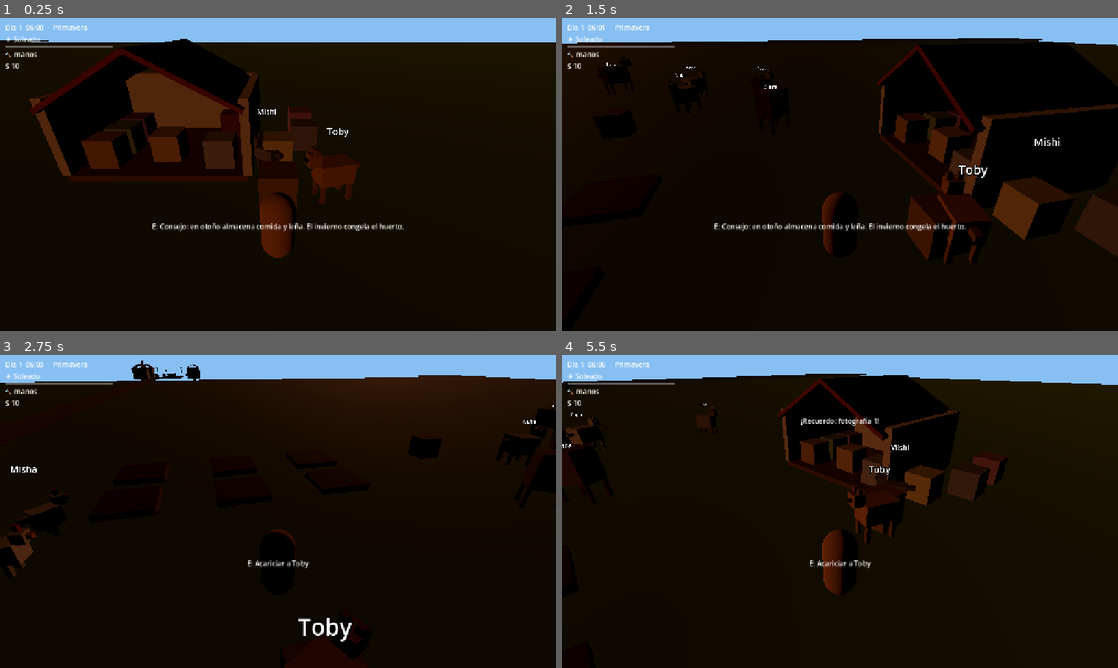
Above: before the commit, frames 1-4 (two rows, left to right).
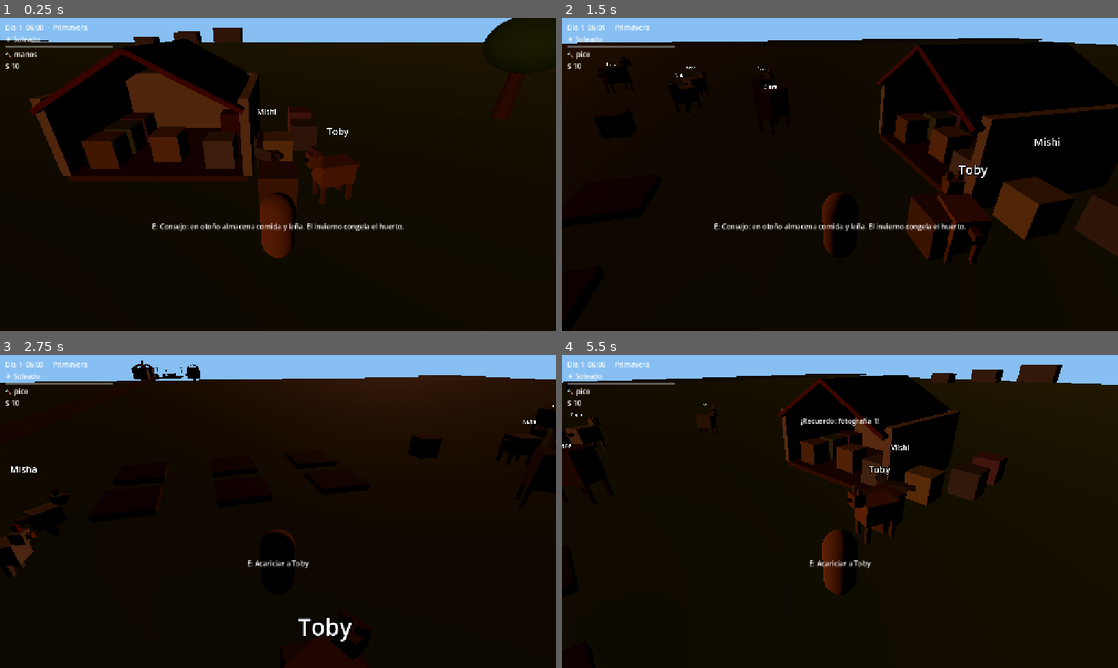
Above: after the commit, the same moments.

Repository: rafael-espinosa-rodriguez/nuestra-vida-en-el-campo
Game: Godot game, scene res://scenes/Main.tscn
The game is run twice, just before and just after one commit, with the same random seed, the same clock (stepped at 60 frames per second) and the same inputs.
Inputs (mouse positions are in pixels of both pictures, inside the frame that each line leads up to):
- Up to frame 1 (0.25 s): no input
- Up to frame 2 (1.5 s): tap Enter (ui_accept) at 0.5, 0.77, 1.07 s; move the mouse to (962, 158) at 0.52 s; hold D (move_right) 0.53-1.25 s; tap E (interact) at 0.6 s; click (962, 158) at 0.67 s; tap 5 at 0.8 s; drag from (728, 190) to (812, 237) at 1.27 s
- Up to frame 3 (2.75 s): move the mouse to (333, 442) at 2.02 s; hold D (move_right) from 2.03 s (still down); tap G (gift) at 2.1 s; tap 5 at 2.3 s
- Up to frame 4 (5.5 s): release D (move_right) at 2.75 s; drag from (812, 574) to (673, 464) at 2.77 s; move the mouse to (1006, 558) at 3.52 s; hold A (move_left) 3.53-4.25 s; tap C (photo) at 3.6 s; tap Enter (ui_accept) at 3.77, 4.07 s; tap 5 at 3.8, 5.3 s; drag from (673, 464) to (756, 433) at 4.27 s; move the mouse to (867, 511) at 5.02 s; hold S (move_back) from 5.03 s (still down); tap T (trade) at 5.1 s; click (867, 511) at 5.17 s

The runs differ from the first frame. In frame 1, 1.3% of the frame differs, in the area x 24-100%, y 0-18%; in frame 2, less than 0.1%; in frame 3, less than 0.1%; in frame 4, 0.7%.

Commit message:
feat(spec-023): manzanos de temporada, mina con piedra/mineral, pico, mermelada + smoke

Diff:
--- /dev/null
+++ b/resources/data/items/manzana.tres
@@ -0,0 +1,10 @@
+[gd_resource type="Resource" script_class="ItemData" load_steps=2 format=3]
+
+[ext_resource type="Script" path="res://scripts/data/item_data.gd" id="1"]
+
+[resource]
+script = ExtResource("1")
+item_id = "manzana"
+display_name = "Manzana"
+category = 0
+max_stack = 10
--- /dev/null
+++ b/resources/data/items/mermelada.tres
@@ -0,0 +1,10 @@
+[gd_resource type="Resource" script_class="ItemData" load_steps=2 format=3]
+
+[ext_resource type="Script" path="res://scripts/data/item_data.gd" id="1"]
+
+[resource]
+script = ExtResource("1")
+item_id = "mermelada"
+display_name = "Mermelada"
+category = 3
+max_stack = 5
--- /dev/null
+++ b/resources/data/items/mineral.tres
@@ -0,0 +1,10 @@
+[gd_resource type="Resource" script_class="ItemData" load_steps=2 format=3]
+
+[ext_resource type="Script" path="res://scripts/data/item_data.gd" id="1"]
+
+[resource]
+script = ExtResource("1")
+item_id = "mineral"
+display_name = "Mineral"
+category = 2
+max_stack = 10
--- /dev/null
+++ b/resources/data/items/pico.tres
@@ -0,0 +1,10 @@
+[gd_resource type="Resource" script_class="ItemData" load_steps=2 format=3]
+
+[ext_resource type="Script" path="res://scripts/data/item_data.gd" id="1"]
+
+[resource]
+script = ExtResource("1")
+item_id = "pico"
+display_name = "Pico"
+category = 4
+max_stack = 1
--- /dev/null
+++ b/resources/data/items/piedra.tres
@@ -0,0 +1,10 @@
+[gd_resource type="Resource" script_class="ItemData" load_steps=2 format=3]
+
+[ext_resource type="Script" path="res://scripts/data/item_data.gd" id="1"]
+
+[resource]
+script = ExtResource("1")
+item_id = "piedra"
+display_name = "Piedra"
+category = 2
+max_stack = 20
--- /dev/null
+++ b/resources/data/recipes/mermelada.tres
@@ -0,0 +1,10 @@
+[gd_resource type="Resource" script_class="RecipeData" load_steps=2 format=3]
+
+[ext_resource type="Script" path="res://scripts/data/recipe_data.gd" id="1"]
+
+[resource]
+script = ExtResource("1")
+recipe_id = "mermelada"
+display_name = "Mermelada"
+ingredients = PackedStringArray("manzana", "manzana", "manzana")
+station = "conservera"
--- a/resources/data/shops/mercado_primavera.tres
+++ b/resources/data/shops/mercado_primavera.tres
@@ -7,7 +7,7 @@
 shop_id = "mercado_primavera"
 seller = "Mara"
 season = "primavera"
-sell_prices = {"huevo": 3, "leche": 5, "trigo": 2, "zanahori …(152 unchanged characters)…  "queso": 10, "yogur": 6, "encurtido": 9}
+sell_prices = {"huevo": 3, "leche": 5, "trigo": 2, "zanahori …(152 unchanged characters)…  "queso": 10, "yogur": 6, "encurtido": 9, "manzana": 4, "mermelada": 18, "piedra": 1, "mineral": 10}
 seed_pack = PackedStringArray("semilla_trigo", "semilla_zanahoria", "semilla_tomate")
 seed_pack_price = 5
 reserve = 2
--- a/scenes/Main.tscn
+++ b/scenes/Main.tscn
@@ -13,6 +13,17 @@
 [ext_resource type="Resource" path="res://resources/data/animals/cabra.tres" id="11"]
 [ext_resource type="Resource" path="res://resources/data/animals/gato.tres" id="12"]
 [ext_resource type="Resource" path="res://resources/data/animals/caballo.tres" id="13"]
+[ext_resource type="PackedScene" path="res://scenes/Manzano.tscn" id="14"]
+
+[sub_resource type="StandardMaterial3D" id="mat_rock"]
+albedo_color = Color(0.55, 0.55, 0.58, 1)
+
+[sub_resource type="BoxMesh" id="mesh_rock"]
+material = SubResource("mat_rock")
+size = Vector3(6.0, 3.0, 5.0)
+
+[sub_resource type="BoxShape3D" id="shape_rock"]
+size = Vector3(6.0, 3.0, 5.0)
 
 [sub_resource type="StandardMaterial3D" id="mat_snow"]
 albedo_color = Color(1, 1, 1, 1)
@@ -317,6 +328,56 @@
 data = ExtResource("13")
 animal_name = "Bruno"
 personality = "tranquilo"
+
+[node name="Manzano1" parent="." instance=ExtResource("14")]
+position = Vector3(12, 0, -10)
+
+[node name="Manzano2" parent="." instance=ExtResource("14")]
+position = Vector3(16, 0, -8)
+
+[node name="Roca1" type="StaticBody3D" parent="."]
+position = Vector3(-25, 1.5, -80)
+
+[node name="RocaMesh" type="MeshInstance3D" parent="Roca1"]
+mesh = SubResource("mesh_rock")
+
+[node name="RocaCol" type="CollisionShape3D" parent="Roca1"]
+shape = SubResource("shape_rock")
+
+[node name="Roca2" type="StaticBody3D" parent="."]
+position = Vector3(-15, 2.0, -88)
+scale = Vector3(1.3, 1.3, 1.2)
+
+[node name="RocaMesh" type="MeshInstance3D" parent="Roca2"]
+mesh = SubResource("mesh_rock")
+
+[node name="RocaCol" type="CollisionShape3D" parent="Roca2"]
+shape = SubResource("shape_rock")
+
+[node name="Roca3" type="StaticBody3D" parent="."]
+position = Vector3(-33, 1.0, -72)
+scale = Vector3(0.8, 0.7, 0.8)
+
+[node name="RocaMesh" type="MeshInstance3D" parent="Roca3"]
+mesh = SubResource("mesh_rock")
+
+[node name="RocaCol" type="CollisionShape3D" parent="Roca3"]
+shape = SubResource("shape_rock")
+
+[node name="Piedra1" parent="." instance=ExtResource("7")]
+position = Vector3(-22, 0.5, -78)
+prop_id = "forage"
+forage_id = "piedra"
+
+[node name="Piedra2" parent="." instance=ExtResource("7")]
+position = Vector3(-28, 0.5, -82)
+prop_id = "forage"
+forage_id = "piedra"
+
+[node name="Mineral1" parent="." instance=ExtResource("7")]
+position = Vector3(-18, 0.5, -86)
+prop_id = "forage"
+forage_id = "mineral"
 
 [node name="Telar" parent="." instance=ExtResource("7")]
 position = Vector3(1, 0.5, -8)
--- /dev/null
+++ b/scenes/Manzano.tscn
@@ -0,0 +1,58 @@
+[gd_scene load_steps=9 format=3]
+
+[ext_resource type="Script" path="res://scripts/components/manzano.gd" id="1"]
+
+[sub_resource type="BoxShape3D" id="area_shape"]
+size = Vector3(2.0, 3.5, 2.0)
+
+[sub_resource type="StandardMaterial3D" id="mat_trunk"]
+albedo_color = Color(0.45, 0.3, 0.18, 1)
+
+[sub_resource type="CylinderMesh" id="trunk_mesh"]
+material = SubResource("mat_trunk")
+top_radius = 0.3
+bottom_radius = 0.4
+height = 2.5
+
+[sub_resource type="StandardMaterial3D" id="mat_leaves"]
+albedo_color = Color(0.3, 0.6, 0.28, 1)
+
+[sub_resource type="SphereMesh" id="leaves_mesh"]
+material = SubResource("mat_leaves")
+radius = 1.8
+height = 2.6
+
+[sub_resource type="StandardMaterial3D" id="mat_apple"]
+albedo_color = Color(0.85, 0.2, 0.2, 1)
+
+[sub_resource type="SphereMesh" id="apple_mesh"]
+material = SubResource("mat_apple")
+radius = 0.18
+height = 0.36
+
+[node name="Manzano" type="Area3D"]
+script = ExtResource("1")
+
+[node name="CollisionShape3D" type="CollisionShape3D" parent="."]
+position = Vector3(0, 1.75, 0)
+shape = SubResource("area_shape")
+
+[node name="Trunk" type="MeshInstance3D" parent="."]
+position = Vector3(0, 1.25, 0)
+mesh = SubResource("trunk_mesh")
+
+[node name="Leaves" type="MeshInstance3D" parent="."]
+position = Vector3(0, 3.6, 0)
+mesh = SubResource("leaves_mesh")
+
+[node name="Manzana1" type="MeshInstance3D" parent="."]
+position = Vector3(0.9, 3.2, 0.4)
+mesh = SubResource("apple_mesh")
+
+[node name="Manzana2" type="MeshInstance3D" parent="."]
+position = Vector3(-0.8, 3.5, -0.3)
+mesh = SubResource("apple_mesh")
+
+[node name="Manzana3" type="MeshInstance3D" parent="."]
+position = Vector3(0.1, 3.0, -0.9)
+mesh = SubResource("apple_mesh")
--- /dev/null
+++ b/scripts/components/manzano.gd
@@ -0,0 +1,55 @@
+class_name Manzano
+extends InteractableArea3D
+## Manzano con 3 manzanas que rebrotan a diario en verano/otoño (spec 023).
+
+var apples: int = 3
+
+@onready var apple_meshes: Array[MeshInstance3D] = [$Manzana1, $Manzana2, $Manzana3]
+
+
+func _ready() -> void:
+	add_to_group("manzanos")
+	_refresh()
+	var time_sys: Node = get_node_or_null("/root/TimeSystem")
+	if time_sys != null:
+		time_sys.connect("day_changed", _on_new_day)
+
+
+func in_season() -> bool:
+	var time_sys: Node = get_node_or_null("/root/TimeSystem")
+	if time_sys == null or not time_sys.has_method("season_index"):
+		return true
+	return int(time_sys.call("season_index")) in [1, 2]
+
+
+func get_prompt() -> String:
+	if not in_season():
+		return "Sin fruta (verano/otoño)"
+	if apples <= 0:
+		return "Sin manzanas (vuelve mañana)"
+	return "Recoger manzana"
+
+
+func interact(player: Node) -> void:
+	if apples <= 0 or not in_season():
+		return
+	if player != null and player is Player and not (player as Player).spend_energy(2.0):
+		return
+	apples -= 1
+	_refresh()
+	var inv: Node = get_node_or_null("/root/InventorySystem")
+	if inv != null:
+		inv.call("add_item", "manzana")
+
+
+func _on_new_day(_day: int) -> void:
+	if in_season():
+		apples = 3
+		_refresh()
+
+
+func _refresh() -> void:
+	if not is_node_ready():
+		return
+	for i: int in apple_meshes.size():
+		apple_meshes[i].visible = i < apples and in_season()
--- a/scripts/components/prop.gd
+++ b/scripts/components/prop.gd
@@ -31,7 +31,10 @@
 
 func _ready() -> void:
 	var mat := StandardMaterial3D.new()
-	mat.albedo_color = COLORS.get(prop_id, Color(0.8, 0.8, 0.8))
+	var col: Color = COLORS.get(prop_id, Color(0.8, 0.8, 0.8))
+	if prop_id == "forage" and forage_id in ["piedra", "mineral"]:
+		col = Color(0.5, 0.5, 0.52)
+	mat.albedo_color = col
 	mesh.set_surface_override_material(0, mat)
 	glow.visible = false
 	var time_sys: Node = get_node_or_null("/root/TimeSystem")
@@ -79,7 +82,9 @@
 		"fish":
 			return "Pescar (caña)"
 		"forage":
-			return "Recoger " + forage_id if not depleted else "Ya recogido (vuelve mañana)"
+			if depleted:
+				return "Agotado (vuelve mañana)"
+			return "Picar " + forage_id + " (pico)" if forage_id in ["piedra", "mineral"] else "Recoger " + forage_id
 		"telar":
 			return "Tejer tela (2 lana)"
 		"quesera":
@@ -132,10 +137,14 @@
 			if pl != null and pl.equipped_tool == "cana" and pl.spend_energy(5.0) and inv != null:
 				inv.call("add_item", "pez")
 		"forage":
-			if not depleted and inv != null:
-				depleted = true
-				mesh.visible = false
-				inv.call("add_item", forage_id)
+			if depleted or inv == null:
+				return
+			if forage_id in ["piedra", "mineral"]:
+				if pl == null or pl.equipped_tool != "pico" or not pl.spend_energy(8.0):
+					return
+			depleted = true
+			mesh.visible = false
+			inv.call("add_item", forage_id)
 		"telar":
 			if pl != null and inv != null and int(inv.call("get_count", "lana")) >= 2 and pl.spend_energy(4.0):
 				inv.call("remove_item", "lana", 2)
@@ -145,7 +154,7 @@
 				_cook(pl, inv, ["queso", "yogur"])
 		"conservera":
 			if pl != null:
-				_cook(pl, inv, ["encurtido"])
+				_cook(pl, inv, ["encurtido", "mermelada"])
 		"corral":
 			var herd: Node = get_node_or_null("/root/AnimalSystem")
 			if herd != null:
--- a/scripts/data/shop_data.gd
+++ b/scripts/data/shop_data.gd
@@ -6,7 +6,7 @@
 @export var shop_id: String = "mercado_primavera"
 @export var seller: String = "Mara"
 @export var season: String = "primavera"
-@export var sell_prices: Dictionary = {"huevo": 3, "leche":  …(176 unchanged characters)…  "queso": 10, "yogur": 6, "encurtido": 9}
+@export var sell_prices: Dictionary = {"huevo": 3, "leche":  …(176 unchanged characters)…  "queso": 10, "yogur": 6, "encurtido": 9, "manzana": 4, "mermelada": 18, "piedra": 1, "mineral": 10}
 @export var seed_pack: PackedStringArray = ["semilla_trigo", "semilla_zanahoria", "semilla_tomate"]
 @export var seed_pack_price: int = 5
 @export var reserve: int = 2
--- a/scripts/player.gd
+++ b/scripts/player.gd
@@ -7,7 +7,7 @@
 @export var sprint_multiplier: float = 1.6
 @export var max_energy: float = 100.0
 
-const TOOLS: Array[String] = ["azada", "regadera", "hacha", "cana"]
+const TOOLS: Array[String] = ["azada", "regadera", "hacha", "cana", "pico"]
 
 @onready var spring_arm: SpringArm3D = $SpringArm3D
 @onready var detector: Area3D = $InteractDetector
@@ -98,6 +98,8 @@
 				_equip_from_inventory(inv, 2)
 			KEY_4:
 				_equip_from_inventory(inv, 3)
+			KEY_5:
+				_equip_from_inventory(inv, 4)
 
 
 func _equip_from_inventory(inv: Node, index: int) -> void:
@@ -135,7 +137,8 @@
 
 const FOOD_ENERGY := {"pan": 30.0, "sopa": 45.0, "tortilla": 25.0, "huevo": 10.0,
 	"leche": 15.0, "zanahoria": 8.0, "tomate": 8.0, "trigo": 2.0, "pez": 12.0, "seta": 6.0,
-	"maiz": 10.0, "calabaza": 15.0, "queso": 20.0, "yogur": 12.0, "encurtido": 18.0}
+	"maiz": 10.0, "calabaza": 15.0, "queso": 20.0, "yogur": 12.0, "encurtido": 18.0,
+	"manzana": 10.0, "mermelada": 25.0}
 
 
 func eat(item_id: String) -> bool:
--- a/scripts/systems/inventory_system.gd
+++ b/scripts/systems/inventory_system.gd
@@ -17,6 +17,7 @@
 		add_item("regadera")
 		add_item("hacha")
 		add_item("cana")
+		add_item("pico")
 		add_item("semilla_trigo", 3)
 		add_item("semilla_zanahoria", 2)
 		add_item("semilla_tomate", 2)
--- /dev/null
+++ b/tests/smoke_023.gd
@@ -0,0 +1,50 @@
+extends SceneTree
+## Smoke spec 023: manzanas de temporada, pico/piedra/mineral, mermelada.
+
+var _frames := 0
+
+
+func _process(_delta: float) -> bool:
+	_frames += 1
+	if _frames == 5:
+		_run()
+		quit()
+	return false
+
+
+func _run() -> void:
+	var main: Node = load("res://scenes/Main.tscn").instantiate()
+	root.add_child(main)
+	var inv: Node = root.get_node_or_null("InventorySystem")
+	var time_sys: Node = root.get_node_or_null("TimeSystem")
+	var player: Node = get_nodes_in_group("player")[0]
+	player.set("energy", 100.0)
+	assert(player.call("equip", "pico"), "equipa pico del kit")
+	var manzanos: Array[Node] = get_nodes_in_group("manzanos")
+	assert(manzanos.size() == 2, "2 manzanos")
+	time_sys.set("current_day", 1)
+	assert(String(manzanos[0].call("get_prompt")) == "Sin fruta (verano/otoño)", "sin fruta en primavera")
+	manzanos[0].call("interact", player)
+	assert(int(inv.call("get_count", "manzana")) == 0, "fuera de temporada no da")
+	time_sys.set("current_day", 9)
+	manzanos[0].call("interact", player)
+	manzanos[0].call("interact", player)
+	assert(int(inv.call("get_count", "manzana")) == 2, "recoge 2 manzanas en verano")
+	var piedra: Node = main.get_node("Piedra1")
+	player.set("equipped_tool", "")
+	var antes: int = int(inv.call("get_count", "piedra"))
+	piedra.call("interact", player)
+	assert(int(inv.call("get_count", "piedra")) == antes, "sin pico no pica")
+	assert(player.call("equip", "pico"), "re-equipa pico")
+	piedra.call("interact", player)
+	assert(int(inv.call("get_count", "piedra")) == antes + 1, "pica piedra")
+	assert(String(piedra.call("get_prompt")) == "Agotado (vuelve mañana)", "prompt agotado")
+	var mineral: Node = main.get_node("Mineral1")
+	mineral.call("interact", player)
+	assert(int(inv.call("get_count", "mineral")) == 1, "pica mineral")
+	inv.call("add_item", "manzana", 1)
+	player.set("energy", 100.0)
+	main.get_node("Conservera").call("interact", player)
+	assert(int(inv.call("get_count", "mermelada")) == 1, "3 manzanas -> mermelada")
+	assert(bool(player.call("eat", "mermelada")), "mermelada comestible")
+	print("SMOKE023 OK")
Not shown: 1 places in scenes/Main.tscn that only renumber resources
Not shown, added: scripts/components/manzano.gd.uid
Not shown, added: tests/smoke_023.gd.uid
